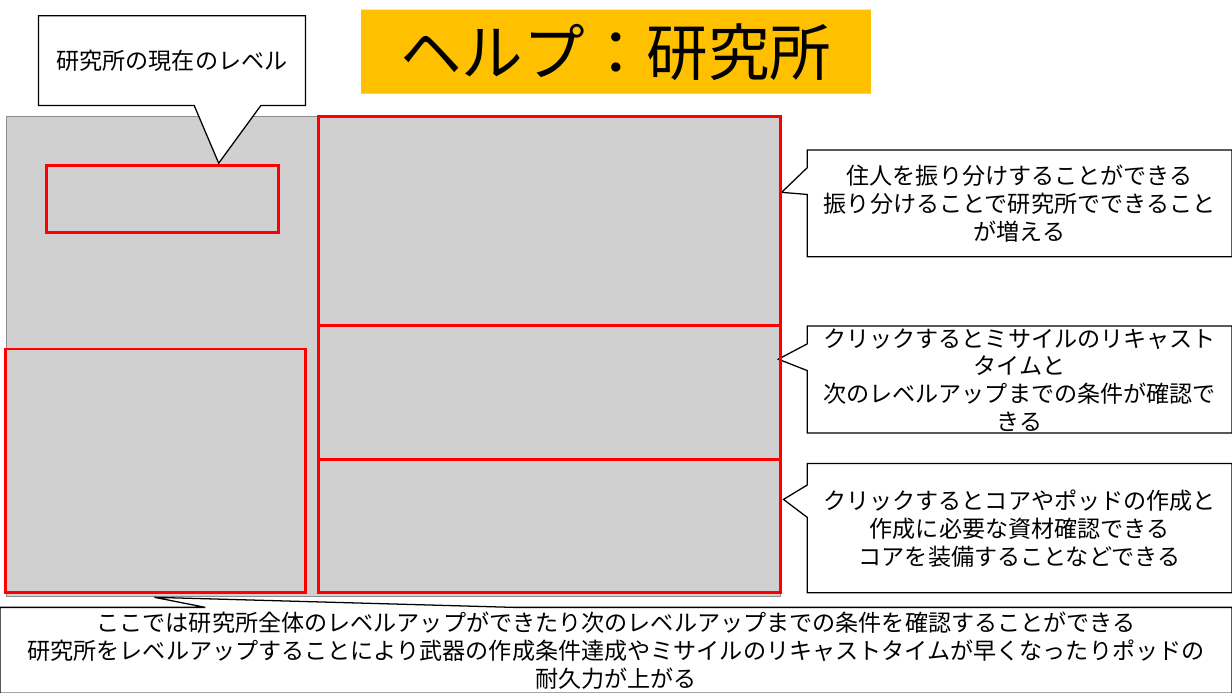
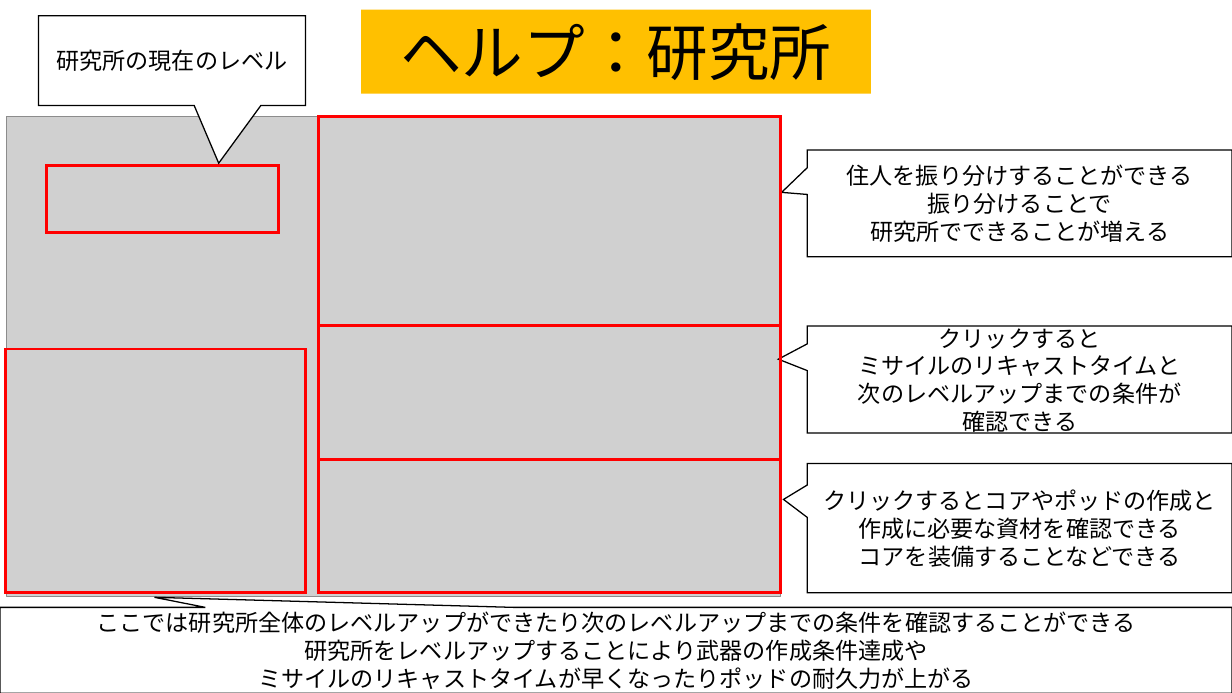
Before and after one commit to team556/team, a slide deck: slide 3 of 説明文.pptx. Drawn at 1232x693 pixels with LibreOffice and Linux fonts; fonts in the diff are those of the drawing; grey boxes stand for pictures. Boxes give left, top, right and bottom in pixels: in the first picture for what was removed or moved away, otherwise in the second. Text is boxed around its words. In the diff, an @@ line names an element or a change of style, - is before the commit and + after.

```diff
--- a/説明文.pptx
+++ b/説明文.pptx
@@ text in speech box at [870,192,1169,242]: text changed @@
-振り分けることで研究所でできることが増える
+振り分けることで
+研究所でできることが増える
@@ text in speech box at [858,325,1181,434]: text changed @@
-クリックするとミサイルのリキャストタイムと
-次のレベルアップまでの条件が確認できる
+クリックすると
+ミサイルのリキャストタイムと
+次のレベルアップまでの条件が
+確認できる
@@ text in speech box at [858,517,1181,539]: text changed @@
-作成に必要な資材確認できる
+作成に必要な資材を確認できる
@@ text in speech box at [258,639,974,693]: spaces changed @@
-研究所をレベルアップすることにより武器の作成条件達成やミサイルのリキャストタイムが早くなったりポッドの
-耐久力が上がる
+研究所をレベルアップすることにより武器の作成条件達成や
+ミサイルのリキャストタイムが早くなったりポッドの耐久力が上がる
```
Also in this commit, not shown: 5 other slides changed.
